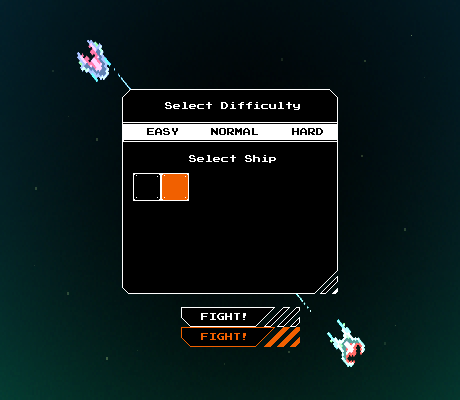
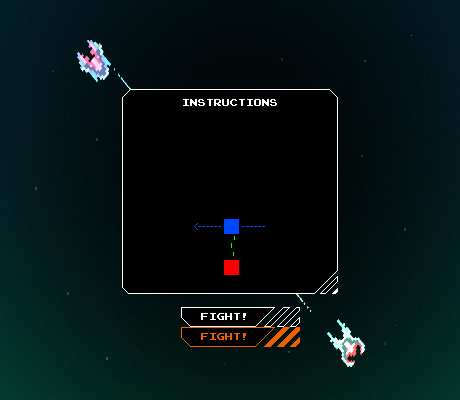
The second 460 x 400 image is a revision of the first. Changes to its layers:
added layer "Layer 7" above "Layer 6" over [123, 99, 337, 275]
